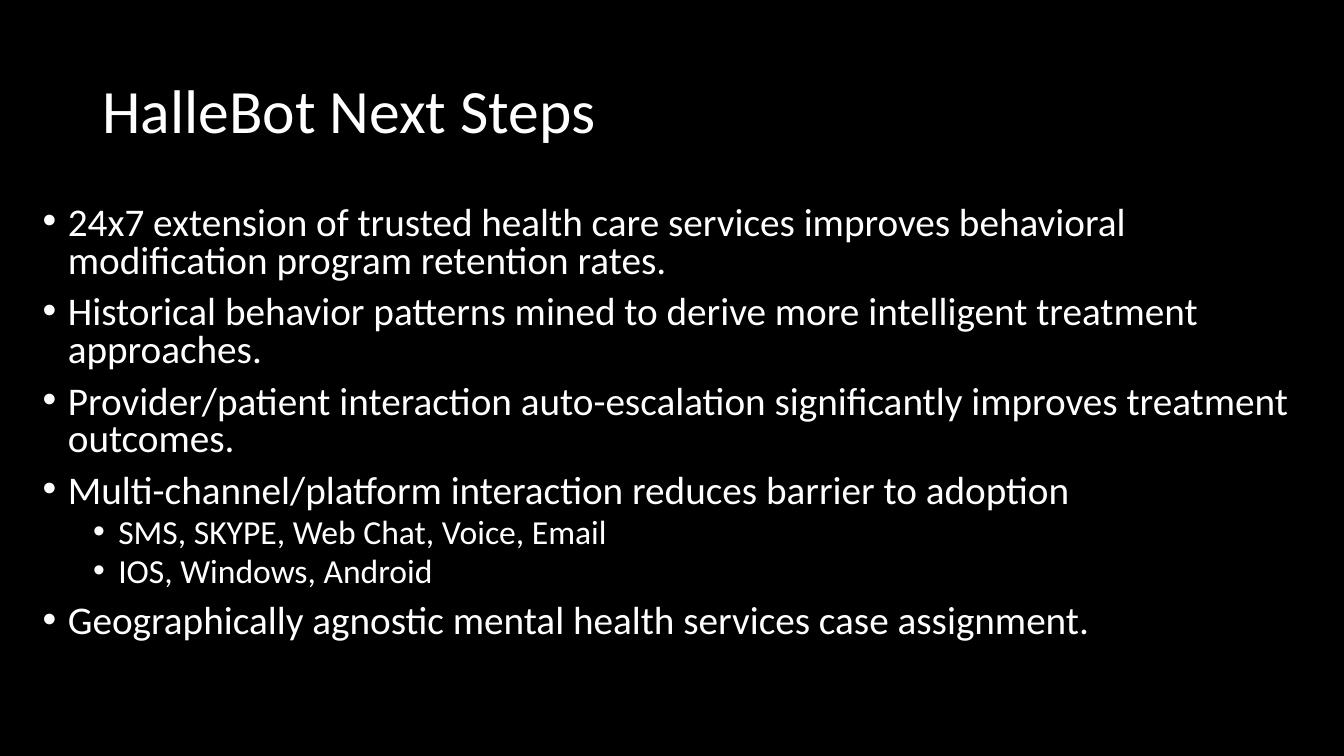
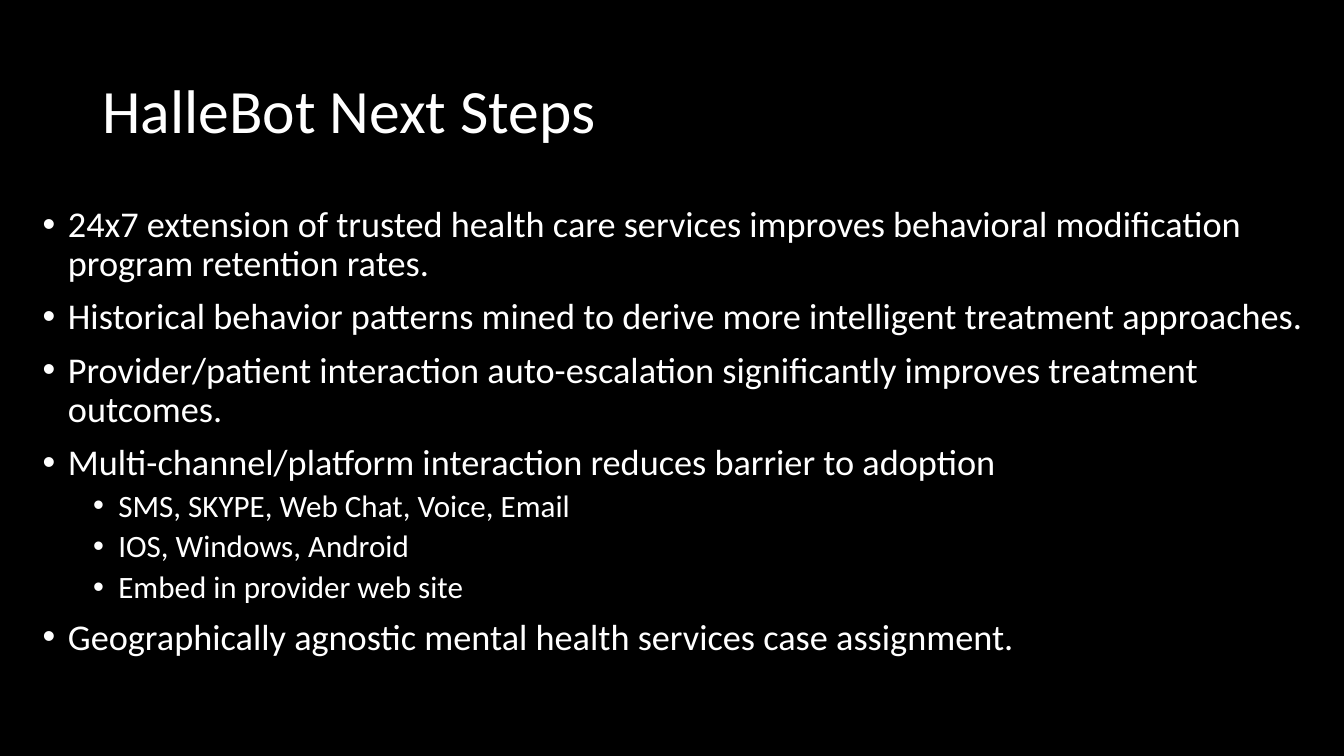
Before and after one commit to yoshishima/HalleBot, a slide deck: slide 5 of Bot Application1/Docs/HalleBot.pptx. Drawn at 1344x756 pixels with LibreOffice and Linux fonts; fonts in the diff are those of the drawing. Boxes give left, top, right and bottom in pixels: in the first picture for what was removed or moved away, otherwise in the second. Text is boxed around its words. In the diff, an @@ line names an element or a change of style, - is before the commit and + after.

Commit message:
tweak

```diff
--- a/Bot Application1/Docs/HalleBot.pptx
+++ b/Bot Application1/Docs/HalleBot.pptx
@@ text at [68,211,1302,657]: size 28 to 25.9 pt in "24x7 extension of trusted health care services ...", "Historical behavior patterns mined to derive more ...", "Provider/patient interaction auto-escalation significantly i ...", "Multi-channel/platform interaction reduces barrier to adopti ..." and 1 more places; size 24 to 22.2 pt in "SMS, SKYPE, Web Chat, Voice, Email", "IOS, Windows, Android"; line spacing 0.8 to 0.9 @@
@@ text at [118,576,463,603]: paragraph added @@
+  • Embed in provider web site
```
